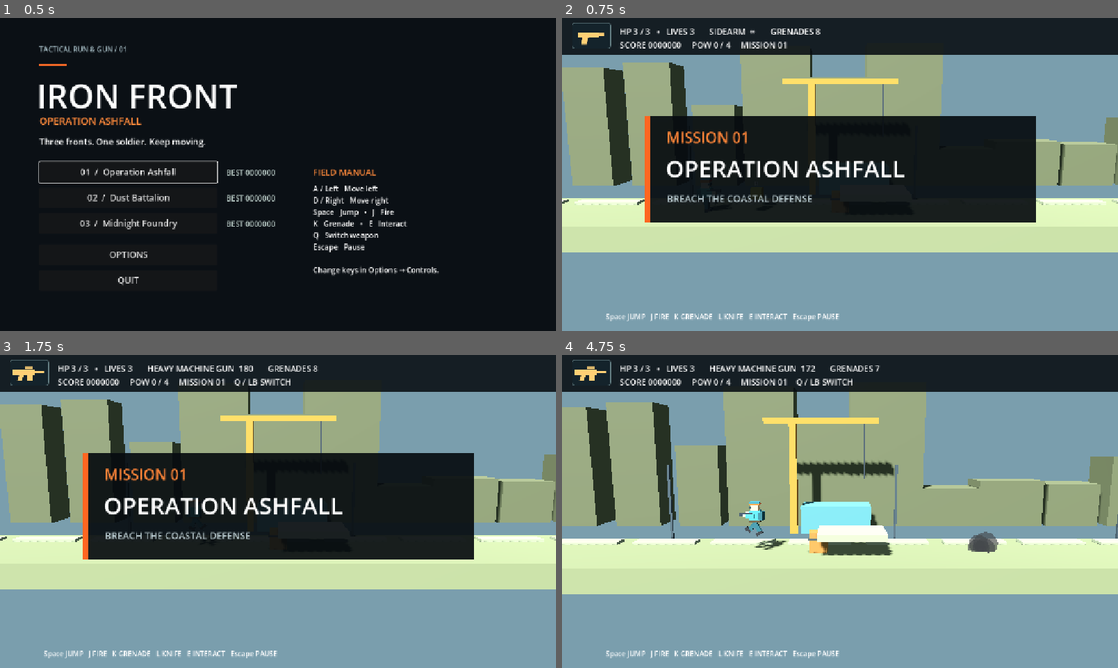
Above: before the commit, frames 1-4 (two rows, left to right).
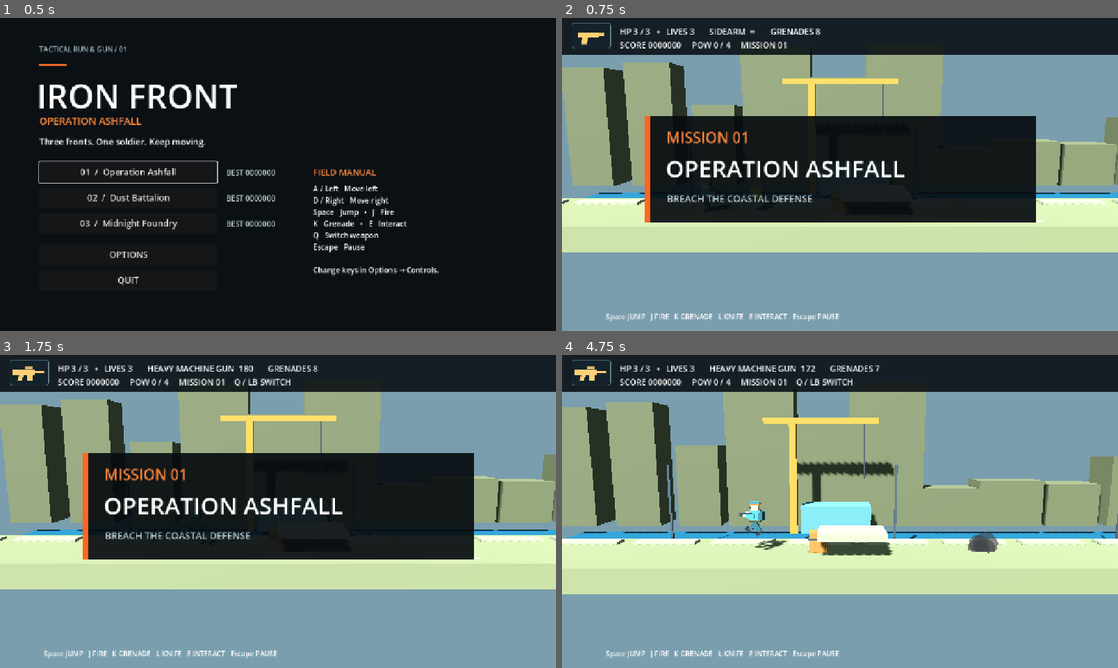
Above: after the commit, the same moments.

Repository: GEEGEEGOOGOO/Iron-Front-
Game: Godot game, scene res://scenes/main.tscn
The game is run twice, just before and just after one commit, with the same random seed, the same clock (stepped at 60 frames per second) and the same inputs.
Inputs (mouse positions are in pixels of both pictures, inside the frame that each line leads up to):
- Up to frame 1 (0.5 s): no input
- Up to frame 2 (0.75 s): click "01 / Operation Ashfall" at 0.5 s
- Up to frame 3 (1.75 s): tap Enter at 1.25 s; move the mouse to (400, 495) at 1.27 s; hold D (move_right) from 1.28 s (still down); hold W (aim_up) from 1.28 s (still down); click (400, 495) at 1.42 s; tap Space (jump) at 1.52 s
- Up to frame 4 (4.75 s): tap Space (jump) at 2, 2.27, 3.77, 4.52 s; move the mouse to (728, 527) at 2.02 s; release D (move_right) at 2.03 s; release W (aim_up) at 2.03 s; hold Down 2.03-2.78 s; tap S (crouch) at 2.1 s; move the mouse to (895, 442) at 2.77 s; hold D (move_right) 2.78-3.53 s; hold J (fire) 2.78-3.53 s; move the mouse to (812, 574) at 3.52 s; hold Up 3.53-4.28 s; tap K (fire_secondary) at 3.6 s; click (812, 574) at 3.67 s; move the mouse to (1006, 558) at 4.27 s; hold A (move_left) from 4.28 s (still down); tap E (interact) at 4.35 s

Frame 1 is identical in both runs. In frame 2, 0.4% of the frame differs, in the area x 4-100%, y 55-66%; in frame 3, 0.4%; in frame 4, 1.7%, in the area x 0-100%, y 56-59%.

Commit message:
Add mission-specific ground scenery

Diff:
--- a/scripts/levels/level.gd
+++ b/scripts/levels/level.gd
@@ -58,6 +58,7 @@
 	sun.shadow_enabled = true
 	add_child(sun)
 	platform(Vector3(data.length * 0.5, -0.7, 0), Vector3(data.length + 20, 1.4, 7), data.ground_color)
+	build_theme_ground()
 	for i in range(-2, 28):
 		var x := i * 5.0
 		var height := randf_range(3, 12)
@@ -250,6 +251,28 @@
 	banner_time = 2
 	EventBus.hud_changed.emit()
 
+func build_theme_ground() -> void:
+	match data.theme:
+		"coast":
+			var water := ModelFactory.box(self, Vector3(data.length + 20, 0.12, 6), Vector3(data.length * 0.5, -0.85, -6.5), Color(0.12, 0.3, 0.38))
+			water.material_override.roughness = 0.28
+			for x in range(0, int(data.length), 9):
+				ModelFactory.box(self, Vector3(3.0, 0.025, 0.1), Vector3(x + 1.5, 0.025, 2.45), Color(0.79, 0.75, 0.55))
+				ModelFactory.box(self, Vector3(2.5, 0.02, 0.09), Vector3(x + 3, -0.78, -4.35), Color(0.72, 0.83, 0.82))
+		"desert":
+			for x in range(-6, int(data.length) + 12, 12):
+				var dune := ModelFactory.sphere(self, 1.0, Vector3(x, -1.35, -6.2), Color(0.65, 0.44, 0.25))
+				dune.scale = Vector3(5.0, 1.0, 2.2)
+			for x in range(2, int(data.length), 11):
+				ModelFactory.box(self, Vector3(2.2, 0.025, 0.08), Vector3(x, 0.025, 2.35), Color(0.79, 0.56, 0.32))
+		"foundry":
+			var furnace_channel := ModelFactory.box(self, Vector3(data.length + 20, 0.12, 6), Vector3(data.length * 0.5, -0.78, -6.5), Color(0.95, 0.16, 0.025))
+			furnace_channel.material_override = ModelFactory.material(Color(0.95, 0.16, 0.025), 1.8)
+			for x in range(1, int(data.length), 7):
+				var warning_stripe := ModelFactory.box(self, Vector3(0.36, 0.025, 1.4), Vector3(x, 0.025, 2.4), Color(0.95, 0.61, 0.07))
+				warning_stripe.rotation.y = 0.38
+				ModelFactory.box(self, Vector3(0.16, 0.5, 0.18), Vector3(x, 0.25, -3.25), Color(0.16, 0.19, 0.21))
+
 func build_theme_props() -> void:
 	for x in [8.0, 39.0, 68.0, 97.0, 121.0]:
 		match data.theme:
Not shown, changed: docs/progress.md
Not shown, changed: docs/requirements-audit.md
